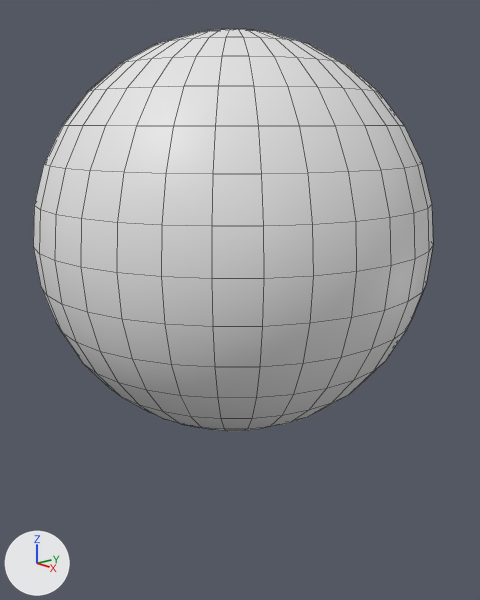
The Blender file raw_assets/blender/keke03.blend as it was, and as the next commit left it.
The view is the same before and after, from a 50 mm lens placed at (5.0, -4.35, 4.74), pointed at (-0.11, 0.06, 2.96). Every picture has the same lights, and +X, +Y and +Z are marked at lower left. Mesh edges are drawn as thin lines.
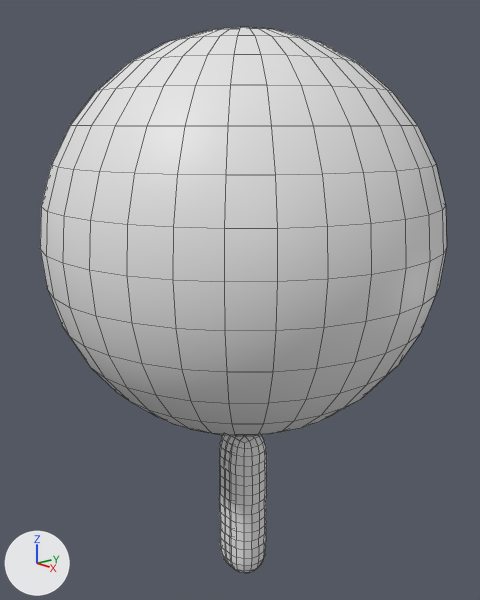
Edits to the bpy script that builds the scene:
```text
Add me_plane:
    me_plane.from_pydata([(-0.04, -0.2, 0.0), (-0.04, 1.6, 0.0), (-0.04, 0.67, 0.0)], [(2, 0), (2, 1)], [])
Change ob_sphere:
    ob_sphere.location: (-0.15, 0.0, 3.64) -> (0.0, 0.0, 3.64)
Add ob_plane:
    ob_plane = bpy.data.objects.new('Plane', me_plane)
    ob_plane.location = (0.0, 0.0, 0.0)
    ob_plane.rotation_euler = (1.571, 0.0, 0.0)  # degrees (90, 0, 0)
    _m = ob_plane.modifiers.new('Skin', 'SKIN')
    _m = ob_plane.modifiers.new('Mirror', 'MIRROR')
    _m = ob_plane.modifiers.new('Subsurf', 'SUBSURF')
    _m.levels = 2
```

Changed parts and their boxes (x1, y1, x2, y2) in the pictures (480 x 600 px):
'Sphere', moved
    before: (33, 29, 433, 431)
    after: (40, 27, 447, 436)
'Plane', added
    after: (219, 435, 267, 573)
